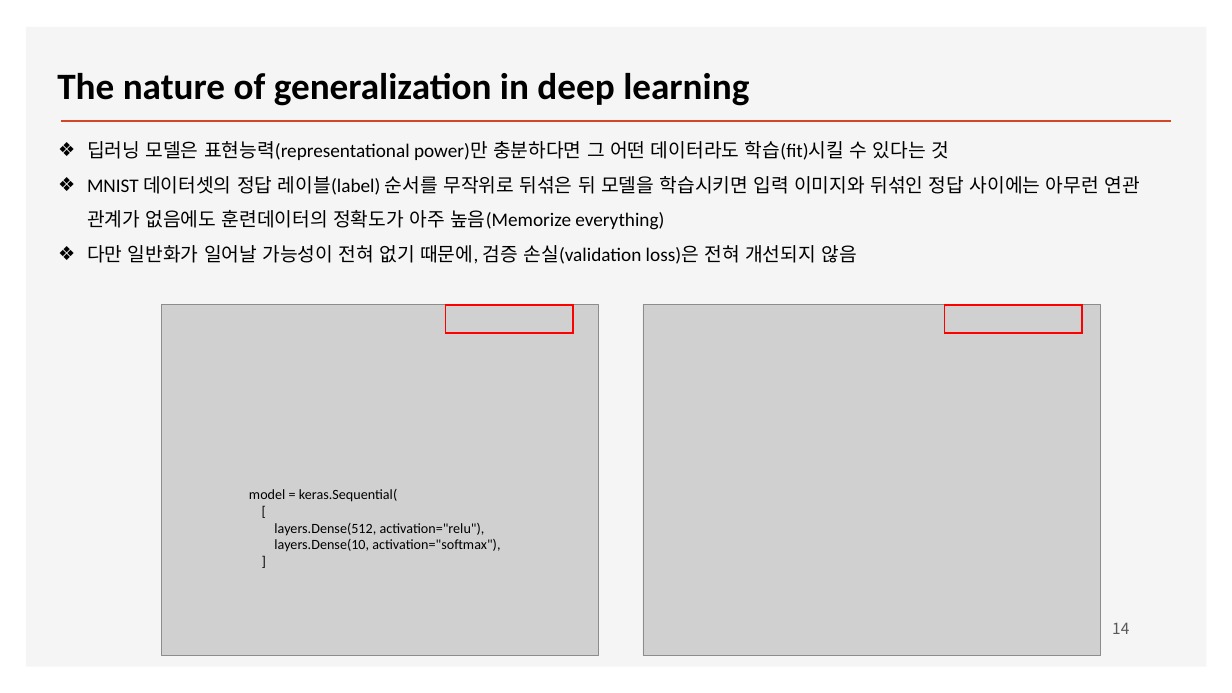
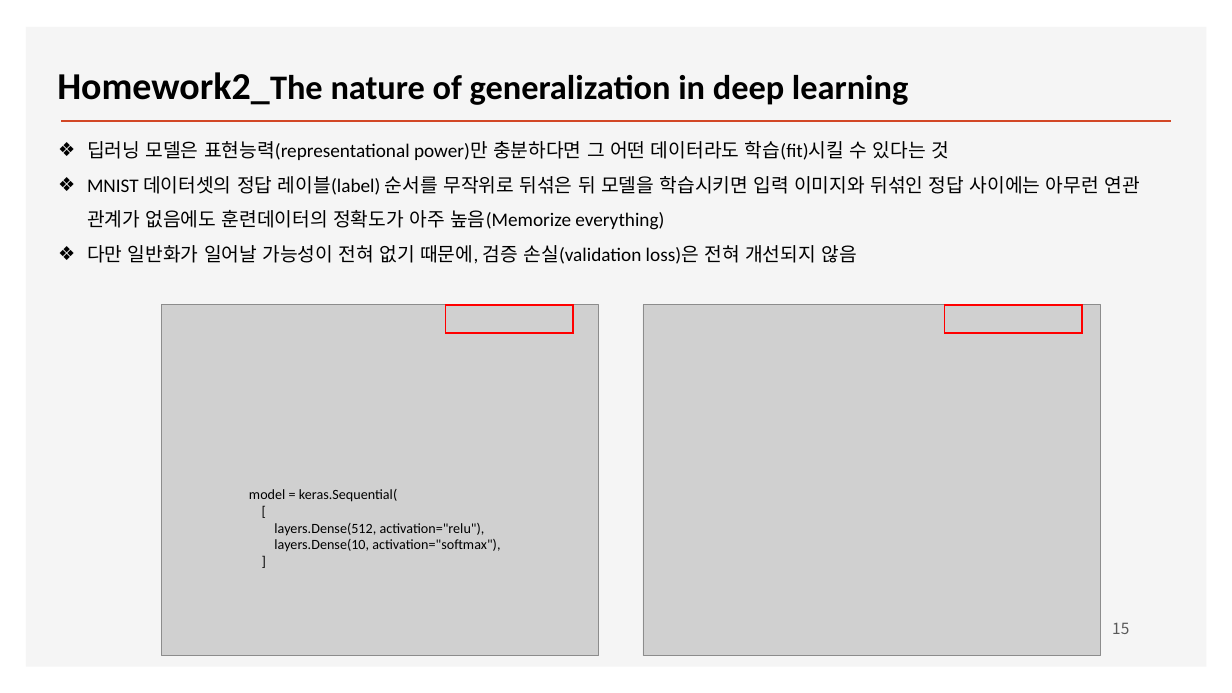
Before and after one commit to ancestor9/2026_Fall_Deep-Learning-with-Python, a slide deck: slide 15 of Chapter 05 Fundamentals of machine learning.pptx (slide 14 before the commit). Drawn at 1232x693 pixels with LibreOffice and Linux fonts; fonts in the diff are those of the drawing; grey boxes stand for pictures; background and template pictures are left out. Boxes give left, top, right and bottom in pixels: in the first picture for what was removed or moved away, otherwise in the second. Text is boxed around its words. In the diff, an @@ line names an element or a change of style, - is before the commit and + after.

```diff
--- a/Chapter 05 Fundamentals of machine learning.pptx
+++ b/Chapter 05 Fundamentals of machine learning.pptx
@@ text at [57,72,908,105]: text changed; size 29 to 26.8 pt @@
-The nature of generalization in deep learning
+Homework2_The nature of generalization in deep learning
@@ page number at [1112,622,1129,634]: text changed @@
-14
+15
```
Also in this commit, not shown: 1 other slide changed, 8 slides added.
